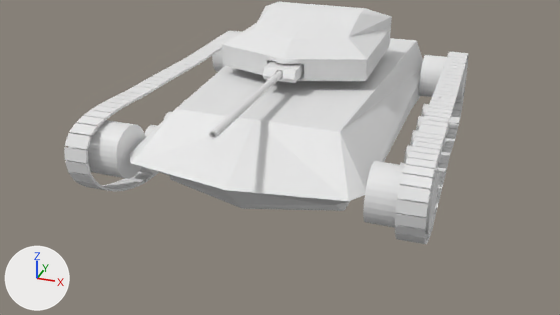
Renders of the Blender file Assets/BlenderFiles/attempting animations/Combined.blend from each side of a commit.
Both versions are drawn from the file's camera 'Camera'. Lighting does not change. The marker at lower left points along +X, +Y and +Z.
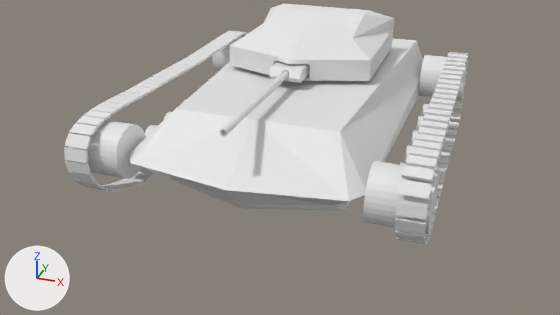
Where the change shows, as pixel boxes [x1, y1, x2, y2] in the pictures (560 x 315 px):
'Cube', moved: before [222, 2, 392, 81]; after [230, 4, 394, 81]
'Cube.001', modifiers changed: before [395, 51, 468, 244]; after [395, 52, 468, 244]
'Gun Mantlet', moved: before [209, 61, 304, 139]; after [220, 61, 310, 137]

Diff of the bpy script that builds the scene:
```diff
--- a/Assets/BlenderFiles/attempting animations/Combined.blend.py
+++ b/Assets/BlenderFiles/attempting animations/Combined.blend.py
@@ ob_gun_mantlet @@
 ob_gun_mantlet = bpy.data.objects.new('Gun Mantlet', me_cube_001)
-ob_gun_mantlet.location = (0.0, 0.0, 0.0)
+ob_gun_mantlet.location = (0.0, 1.16, -0.38)
@@ ob_cube @@
 ob_cube = bpy.data.objects.new('Cube', me_cube)
-ob_cube.location = (0.0, 7.96, 1.75)
+ob_cube.location = (0.0, 9.12, 1.38)
 ob_cube.rotation_euler = (0.0, 0.0, 1.571)  # degrees (0, 0, 90)
@@ ob_cube_001 @@
 _m = ob_cube_001.modifiers.new('Array', 'ARRAY')
-_m.fit_type = 'FIT_CURVE'
-_m.count = 18
+_m.count = 76
 _m.curve = ob_beziercircle
 _m.constant_offset_displace = (0.0, 0.0, 0.0)
-_m.relative_offset_displace = (0.0, 1.1, 0.0)
+_m.relative_offset_displace = (0.0, 1.6, 0.0)
 _m = ob_cube_001.modifiers.new('Curve', 'CURVE')
```
